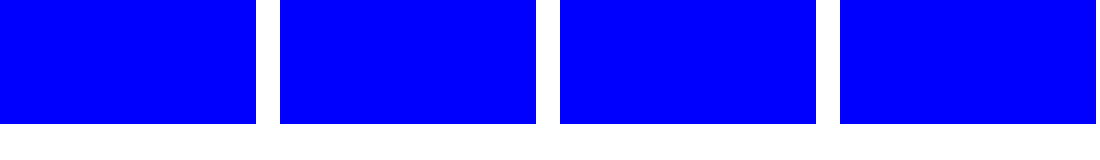
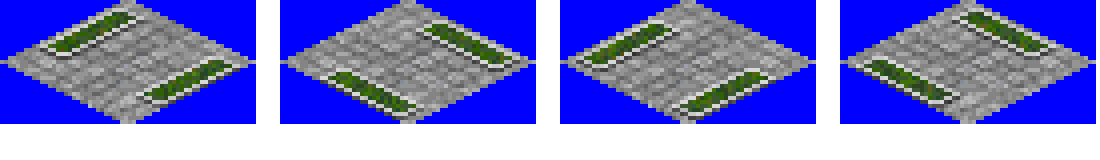
Layers edited between the first and the second 1100px x 160px image:
added layer "WALK" above "WALK_SNOW" over [0, 0, 1096, 124]
added layer "WALK_SNOW" above "HWAY_SNOW" over [0, 0, 1096, 124]
showed "HWAY_SNOW" over [16, 4, 1064, 120]
